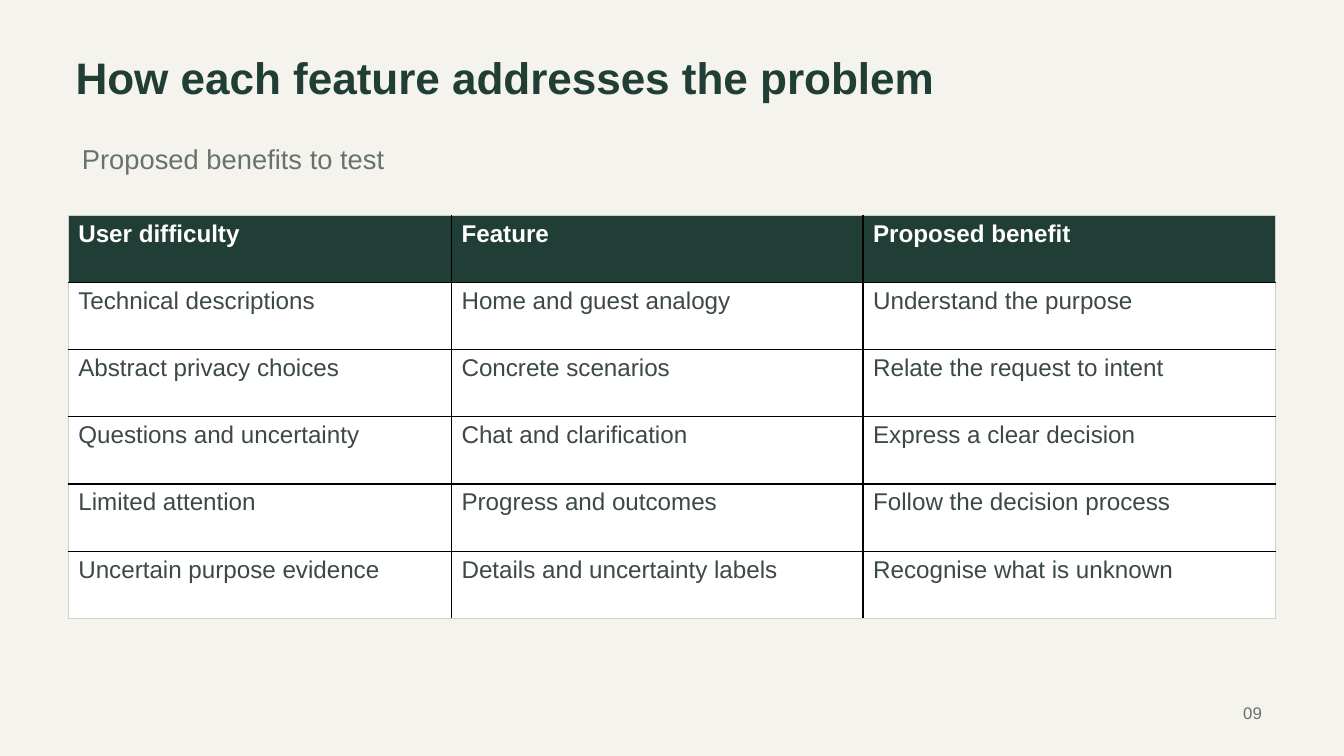
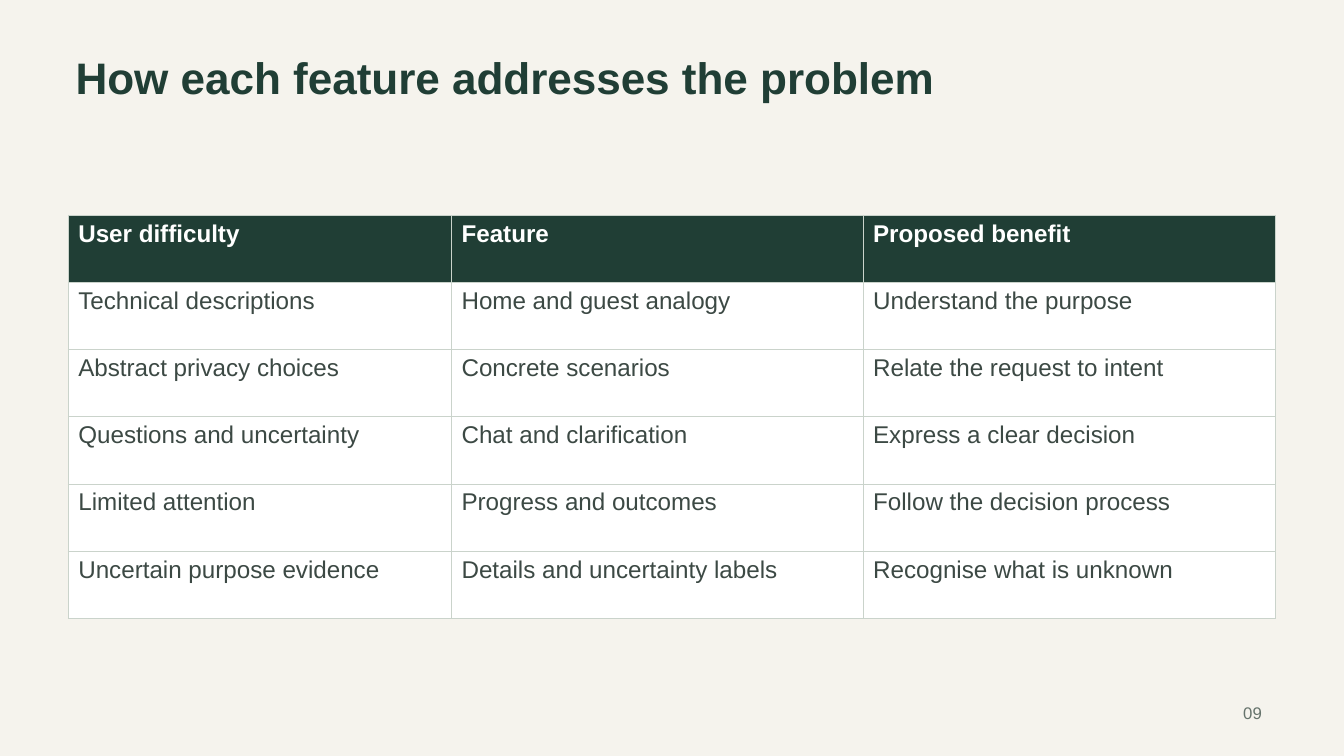
Before and after one commit to CXl0l0/cookiehome, a slide deck: slide 9 of output/presentation-expanded/Cookie_Homes_Presentation_Updated.pptx. Drawn at 1344x756 pixels with LibreOffice and Linux fonts; fonts in the diff are those of the drawing. Boxes give left, top, right and bottom in pixels: in the first picture for what was removed or moved away, otherwise in the second. Text is boxed around its words. In the diff, an @@ line names an element or a change of style, - is before the commit and + after.

```diff
--- a/output/presentation-expanded/Cookie_Homes_Presentation_Updated.pptx
+++ b/output/presentation-expanded/Cookie_Homes_Presentation_Updated.pptx
@@ text removed at box(82, 149, 384, 173) @@
-Proposed benefits to test
@@ table at box(69, 216, 1275, 619) @@
@@ borders changed @@
```
Also in this commit, not shown: 18 other slides changed, 2 slides added, 2 slides removed, 1 other file.
